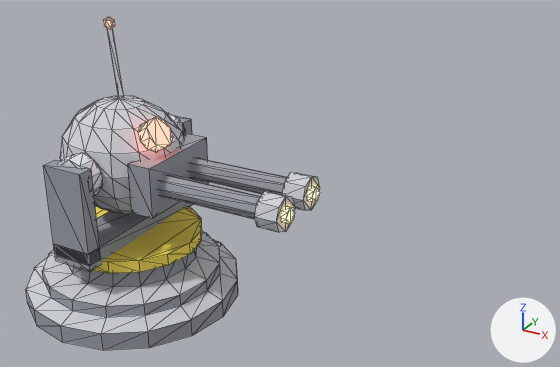
The glTF model models/item_turret.glb, before and after one commit.
Both versions are drawn from a camera (50 mm lens) standing at (1.563, -1.801, 1.421) and looking at (0.538, 0.062, 0.489). Lighting does not change. The marker at lower right points along +X, +Y and +Z. The picture after the commit comes second. Mesh edges are drawn as thin lines. Vertices at exactly the same position are counted once.

The scene before the commit, as lines of its bpy script (objects in view):
```python
me_item_turret = bpy.data.meshes.new('item_turret')
me_item_turret.from_pydata(...)  # 438 vertices, 790 faces; spans x -0.36..0.65, y -0.36..0.36, z 0.0..0.91
# faces by material slot: [214, 328, 60, 72, 56, 60]
me_item_turret.materials.append(mat_metal_dark)  # grey #999ea6
me_item_turret.materials.append(mat_metal)  # light grey #ced1d7
me_item_turret.materials.append(mat_hazard)  # yellow #f9e159
me_item_turret.materials.append(mat_chrome)  # white #e5e7ec
me_item_turret.materials.append(mat_light_amber)  # orange #ffd37c, glowing orange #ffd37c
me_item_turret.materials.append(mat_light_red)  # red #ff7c6c, glowing red #ff7c6c
ob_item_turret = bpy.data.objects.new('item_turret', me_item_turret)
ob_item_turret.location = (0.0, 0.0, 0.0)
```
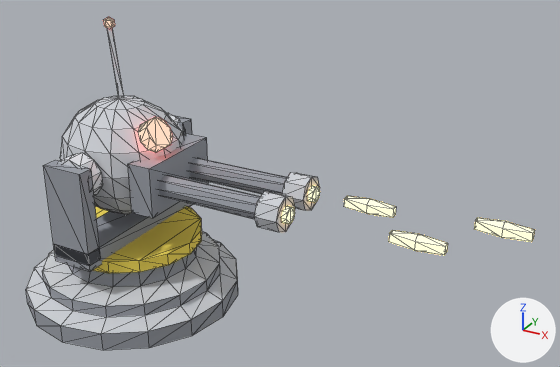
What differs and where, as boxes (x1, y1, x2, y2) in the pictures (560 x 367 px):
'item_turret', reshaped (73% wider): before (26, 17, 320, 350); after (26, 17, 535, 350)
part 1 of me_item_turret, added: after (344, 196, 396, 217)
part 2 of me_item_turret, added: after (389, 230, 448, 255)
part 3 of me_item_turret, added: after (474, 218, 535, 242)

The edits, one by one:
me_item_turret is used by ob_item_turret; location (0.0, 0.0, 0.0).
me_item_turret had 438 vertices, 790 faces and spanned x -0.36..0.65, y -0.36..0.36, z 0.0..0.91.
me_item_turret now has 480 vertices, 862 faces and spans x -0.36..1.275, y -0.36..0.36, z 0.0..0.91.
me_item_turret part 1: a new loose piece, a UV sphere (6 segments, 3 rings, poles along z) spanning x 0.745..0.895, y 0.058..0.102, z 0.445..0.495, in mat_light_amber (orange #ffd37c, glowing orange #ffd37c).
me_item_turret part 2: a new loose piece, a UV sphere (6 segments, 3 rings, poles along z) spanning x 0.945..1.095, y -0.102..-0.058, z 0.455..0.505, in mat_light_amber (orange #ffd37c, glowing orange #ffd37c).
me_item_turret part 3: a new loose piece, a UV sphere (6 segments, 3 rings, poles along z) spanning x 1.125..1.275, y 0.058..0.102, z 0.465..0.515, in mat_light_amber (orange #ffd37c, glowing orange #ffd37c).
